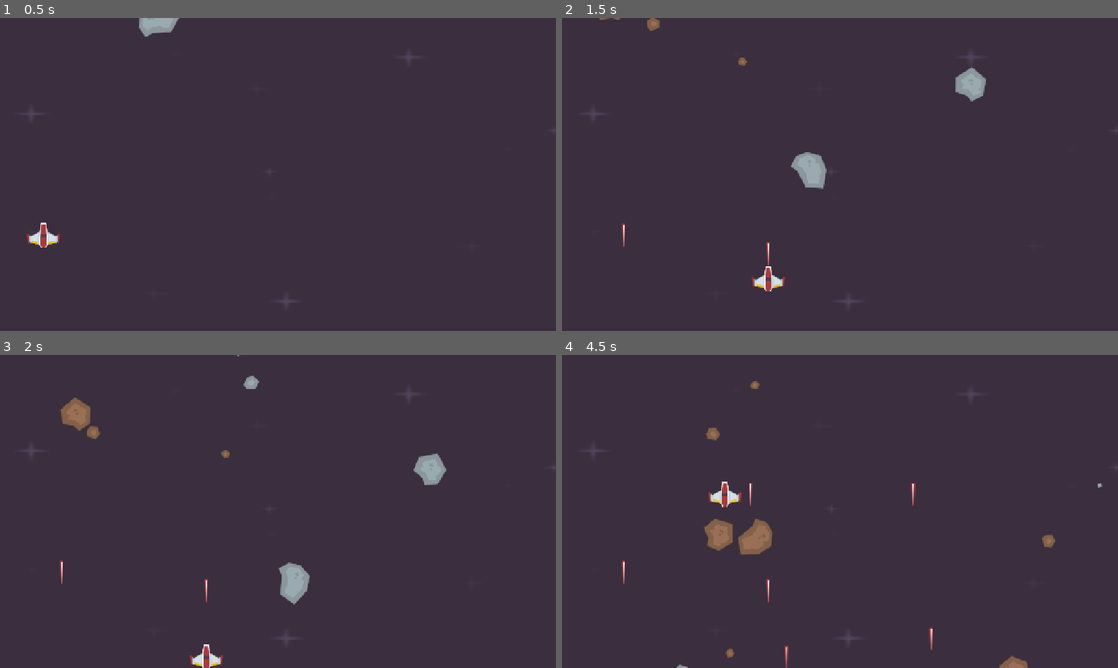
Above: before the commit, frames 1-4 (two rows, left to right).
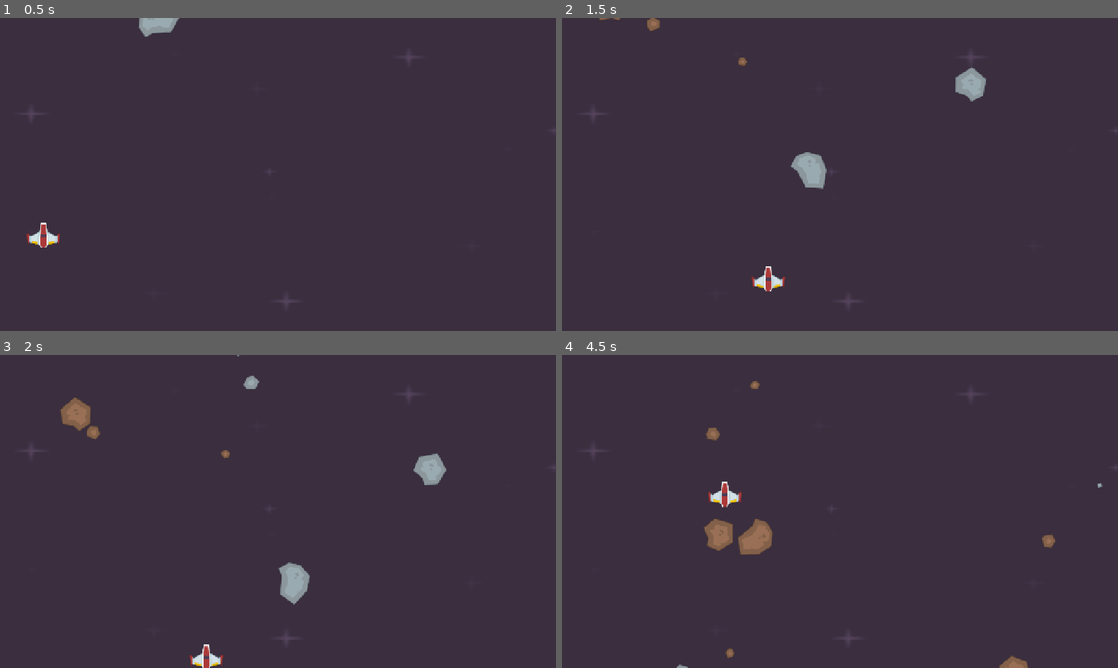
Above: after the commit, the same moments.

Repository: ORGinalBIbEK/space-shooter
Game: Godot game, scene res://scenes/level.tscn
Same seed, same stepped clock (60 frames per second), same inputs: the game is played once before the commit and once after it.
Inputs (mouse positions are in pixels of both pictures, inside the frame that each line leads up to):
- Up to frame 1 (0.5 s): no input
- Up to frame 2 (1.5 s): move the mouse to (962, 158) at 0.52 s; hold Right (right) 0.53-1.28 s; click (962, 158) at 0.6 s; move the mouse to (728, 190) at 1.27 s; hold Down (down) from 1.28 s (still down); click (728, 190) at 1.35 s
- Up to frame 3 (2 s): keep holding Down (down)
- Up to frame 4 (4.5 s): move the mouse to (895, 442) at 2.02 s; release Down (down) at 2.03 s; hold Right (right) 2.03-2.78 s; click (895, 442) at 2.1 s; move the mouse to (812, 574) at 2.77 s; hold Up (up) 2.78-3.53 s; click (812, 574) at 2.85 s; move the mouse to (1006, 558) at 3.52 s; hold Left (left) from 3.53 s (still down); click (1006, 558) at 3.6 s; move the mouse to (673, 464) at 4.27 s; click (673, 464) at 4.35 s

Frame 1 is identical in both runs. In frame 2, less than 0.1% of the frame differs, in the area x 10-38%, y 65-80%; in frame 3, less than 0.1%; in frame 4, 0.3%, in the area x 10-67%, y 40-100%.

Commit message:
till getting the position

Diff:
--- a/scenes/player.gd
+++ b/scenes/player.gd
@@ -14,4 +14,4 @@
 
 	#shoot input
 	if Input.is_action_just_pressed("shoot"):
-		laser.emit(position )
+		laser.emit($LaserStartPosition.position)
--- a/scenes/player.tscn
+++ b/scenes/player.tscn
@@ -16,3 +16,7 @@
 position = Vector2(-1.0000153, -1.9999981)
 scale = Vector2(0.7702702, 0.7702702)
 polygon = PackedVector2Array(-8, -36, 8, -37, 11, -14, 35, 2, 40, 0, 45, -4, 49, -6, 46, 23, 41, 21, 14, 27, 7, 37, -5, 36, -9, 37, -14, 29, -37, 24, -43, 20, -44, 24, -47, 24, -49, -6, -42, -2, -35, 1, -12, -12)
+
+[node name="LaserStartPosition" type="Marker2D" parent="." unique_id=575234642]
+position = Vector2(0, -46)
+gizmo_extents = 116.0
